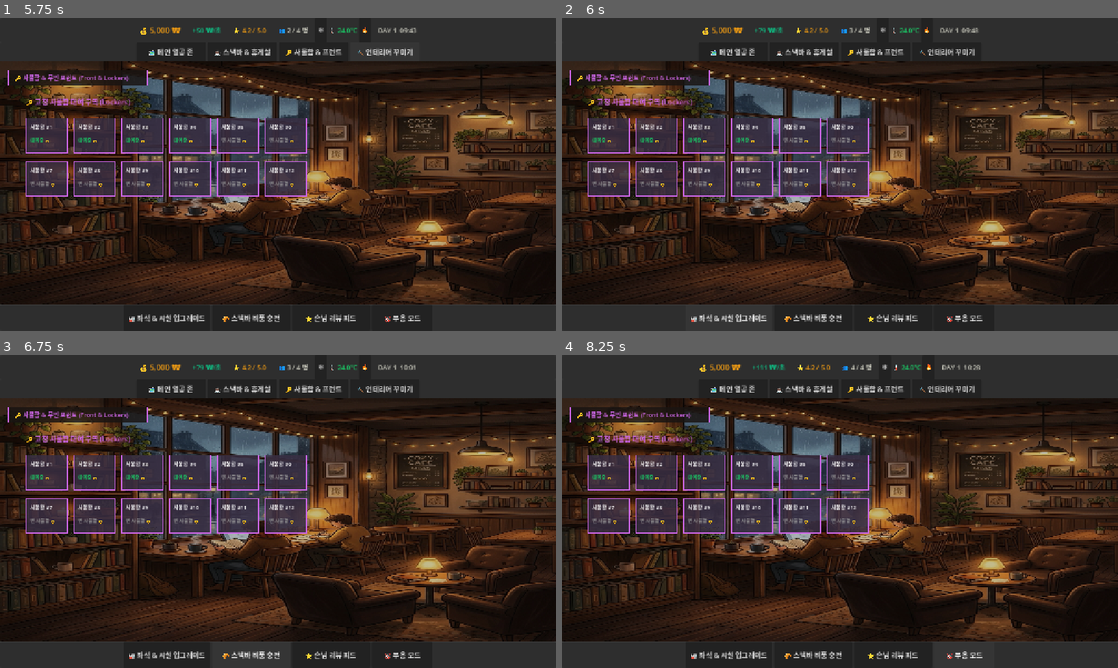
Above: before the commit, frames 1-4 (two rows, left to right).
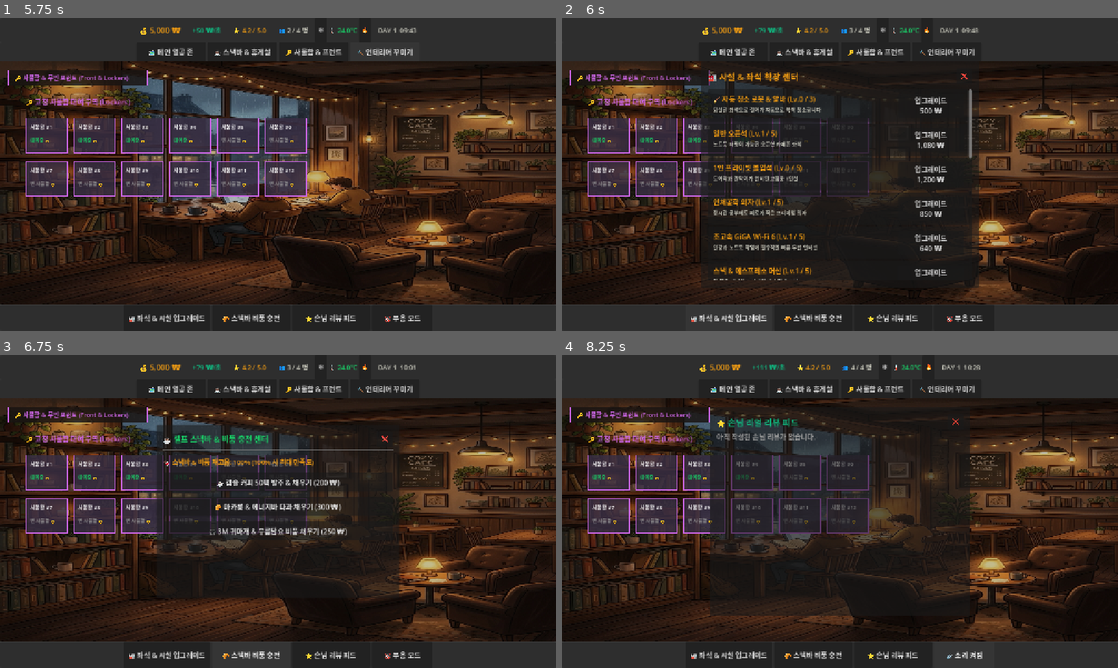
Above: after the commit, the same moments.

Repository: juhee77/Log404
Game: Godot game, scene res://scenes/main_scene.tscn
Two runs of this game, one before a commit and one after it. Both use one fixed random seed, a clock stepped at 60 frames per second and the inputs below.
Inputs:
- Up to frame 1 (5.75 s): click "❄️" at 0.5 s; click "🔥" at 1.25 s; click "🗺️ 메인 열공 존" at 2 s; click "☕ 스낵바 & 휴게실" at 2.75 s; click "🔑 사물함 & 프런트" at 3.5 s; click "🔨 인테리어 꾸미기" at 4.25 s; click "✅ 꾸미기 완료" at 5 s
- Up to frame 2 (6 s): click "🏭 좌석 & 시설 업그레이드" at 5.75 s
- Up to frame 3 (6.75 s): click "🥐 스낵바 비품 충전" at 6.5 s
- Up to frame 4 (8.25 s): click "⭐ 손님 리뷰 피드" at 7.25 s; click "🔇 무음 모드" at 8 s

Frame 1 is identical in both runs. In frame 2, 20% of the frame differs, in the area x 25-75%, y 14-87%; in frame 3, 12%; in frame 4, 13%.
Error before the commit: Parse Error: Identifier "AudioStreamWav" not declared in the current scope. (res://scripts/autoload/sound_manager.gd:42)

Commit message:
Module 29: Add lofi BGM playlist track switcher system

Diff:
--- a/game01/scripts/autoload/sound_manager.gd
+++ b/game01/scripts/autoload/sound_manager.gd
@@ -3,8 +3,14 @@
 # sound_manager.gd - Master Procedural Sound & Analog White Noise Engine
 
 var sound_enabled: bool = false
+var bgm_track: String = "lofi_study"
 var audio_player: AudioStreamPlayer
 var ambient_player: AudioStreamPlayer
+
+func switch_bgm_track(track_name: String) -> void:
+	bgm_track = track_name
+	if sound_enabled:
+		start_white_noise_ambient()
 
 func _ready() -> void:
 	audio_player = AudioStreamPlayer.new()
@@ -39,11 +45,11 @@
 		var int_val = int(clamp(last_val * 0.15, -1.0, 1.0) * 32767.0)
 		buffer.encode_s16(i * 2, int_val)
 
-	var wav = AudioStreamWav.new()
-	wav.format = AudioStreamWav.FORMAT_16_BITS
+	var wav = AudioStreamWAV.new()
+	wav.format = AudioStreamWAV.FORMAT_16_BITS
 	wav.mix_rate = sample_rate
 	wav.stereo = false
-	wav.loop_mode = AudioStreamWav.LOOP_FORWARD
+	wav.loop_mode = AudioStreamWAV.LOOP_FORWARD
 	wav.loop_end = num_samples
 	wav.data = buffer
 
@@ -87,8 +93,8 @@
 		var int_val = int(clamp(sample_val, -1.0, 1.0) * 32767.0)
 		buffer.encode_s16(i * 2, int_val)
 
-	var wav = AudioStreamWav.new()
-	wav.format = AudioStreamWav.FORMAT_16_BITS
+	var wav = AudioStreamWAV.new()
+	wav.format = AudioStreamWAV.FORMAT_16_BITS
 	wav.mix_rate = sample_rate
 	wav.stereo = false
 	wav.data = buffer
Not shown, added: game01/docs/MEETING_MODULE_29_LOFI_BGM_TRACK_SWITCHER.md
